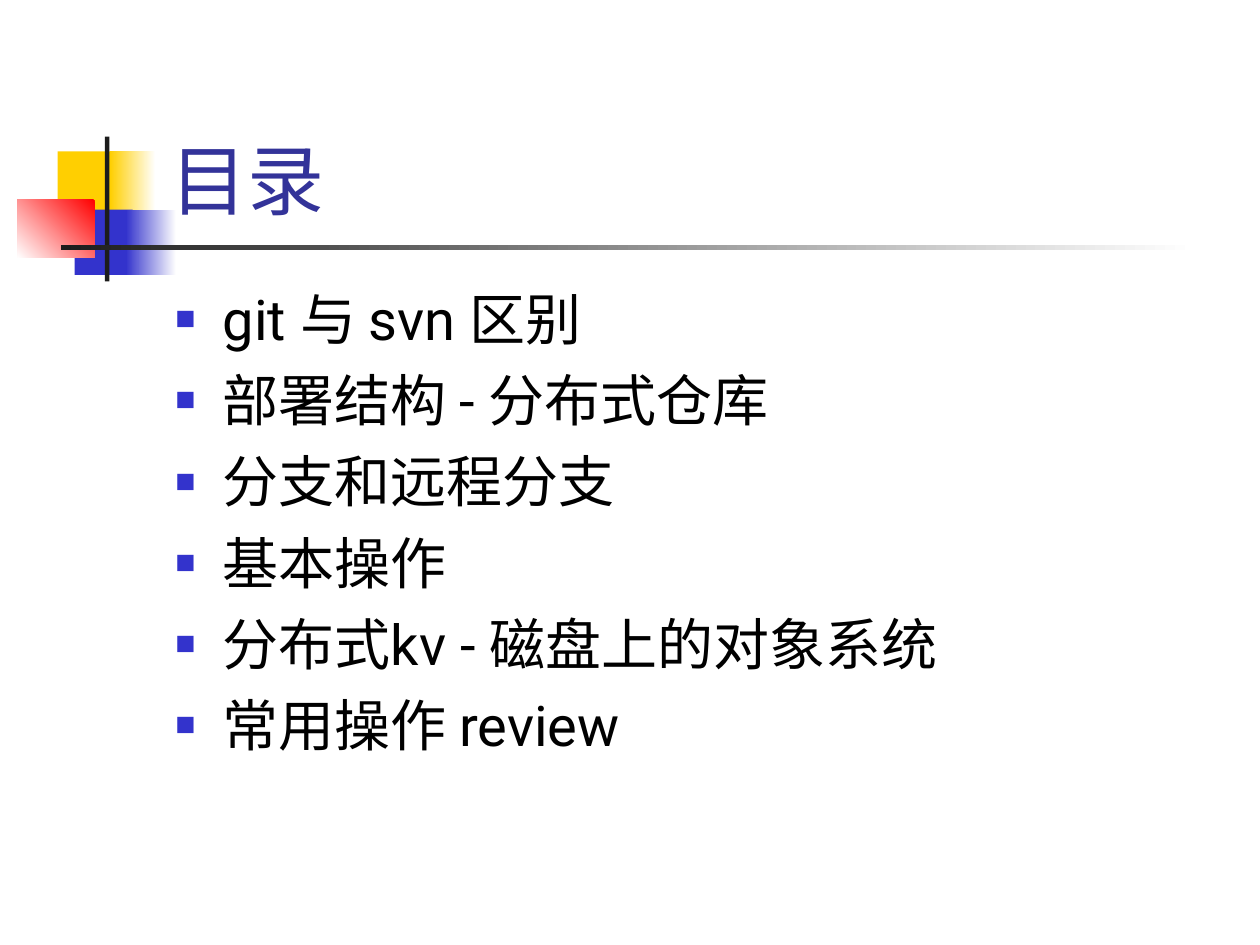
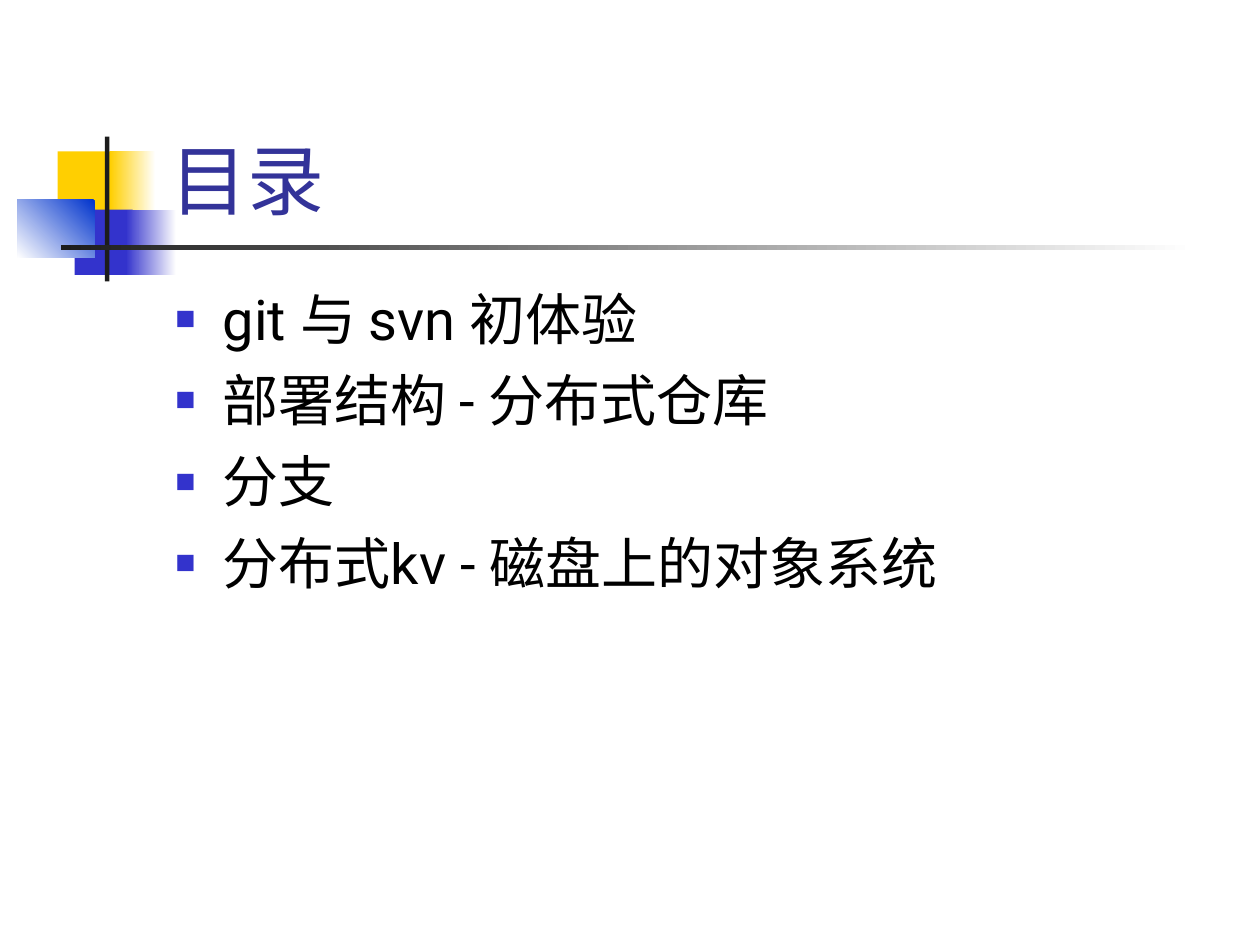
Before and after one commit to hanyong/git-inner-and-use, a slide deck: slide 3 of git-inner-and-use.ppt (slide 2 before the commit). Drawn at 1260x945 pixels with LibreOffice and Linux fonts; fonts in the diff are those of the drawing. Boxes give left, top, right and bottom in pixels: in the first picture for what was removed or moved away, otherwise in the second. Text is boxed around its words. In the diff, an @@ line names an element or a change of style, - is before the commit and + after.

```diff
--- a/git-inner-and-use.ppt
+++ b/git-inner-and-use.ppt
@@ rectangle at (x1=18, y1=199, x2=94, y2=257): fill gradient #FF0000 to #FFFFFF to gradient #0033CC to #FFFFFF @@
@@ text at (x1=223, y1=292, x2=638, y2=352): text changed @@
-■ git 与 svn 区别
+■ git 与 svn 初体验
@@ text at (x1=223, y1=455, x2=335, y2=507): text changed @@
-■ 分支和远程分支
-■ 基本操作
+■ 分支
@@ text at (x1=223, y1=699, x2=619, y2=751): paragraph removed @@
-■ 常用操作 review
```
Also in this commit, not shown: 4 other slides changed, 19 slides added, 3 slides removed.
